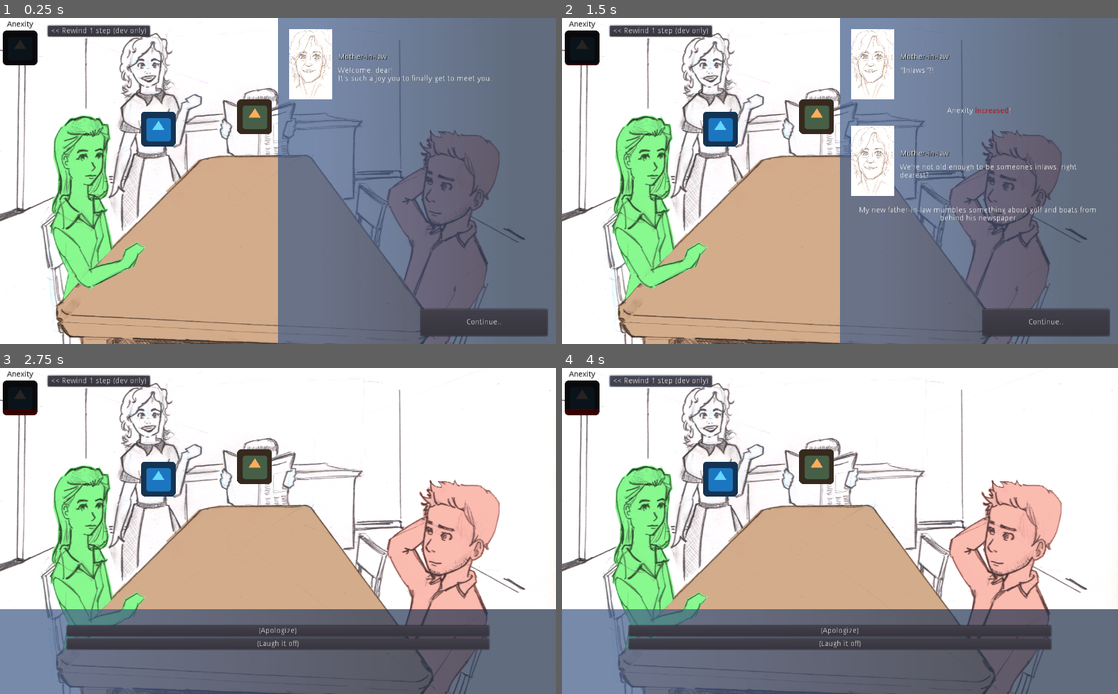
Above: before the commit, frames 1-4 (two rows, left to right).
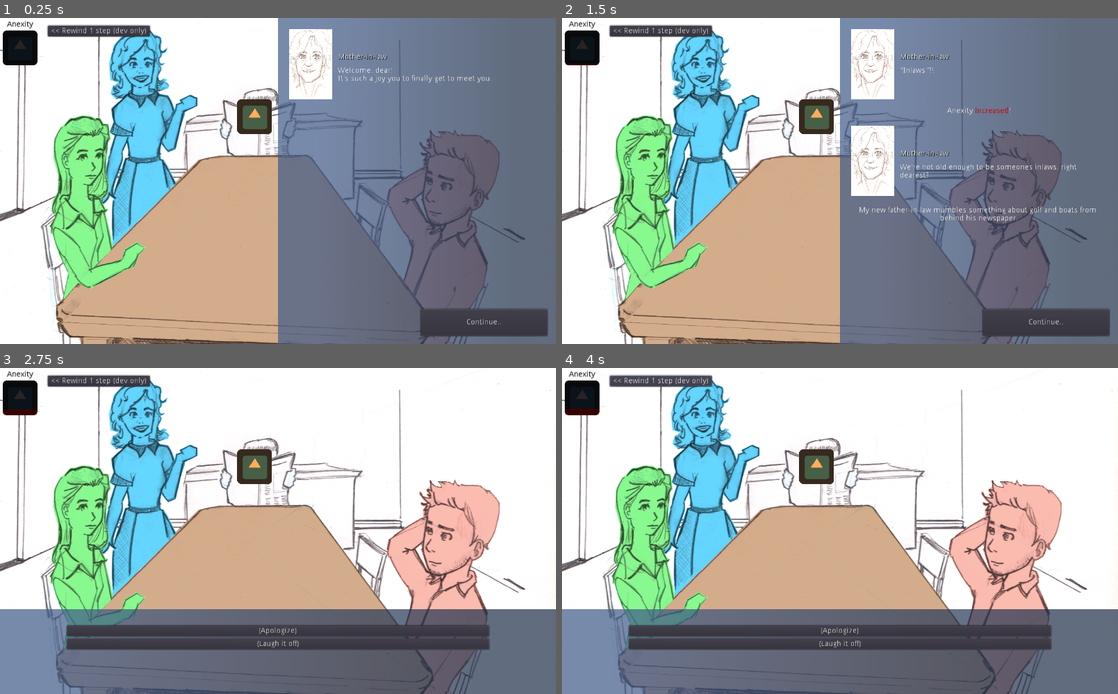
Above: after the commit, the same moments.

Repository: jordgubben/gw24-fam-andersson
Game: Godot game, scene res://FamilyDinner.tscn
Same seed, same stepped clock (60 frames per second), same inputs: the game is played once before the commit and once after it. The engine's default icon, where the game draws it, is replaced by a stand-in: a white triangle on a blue panel in a dark square.
Inputs:
- Up to frame 1 (0.25 s): no input
- Up to frame 2 (1.5 s): click "Continue.." at 0.5 s; click "It's great to finally meet my…" at 1.25 s
- Up to frame 3 (2.75 s): click "Continue.." at 2 s
- Up to frame 4 (4 s): click "(Apologize)" at 2.75 s; click "<< Rewind 1 step (dev only)" at 3.5 s

The runs differ from the first frame. In frame 1, 6.7% of the frame differs, in the area x 7-72%, y 3-71%; in frame 2, 6.7%; in frame 3, 6.8%, in the area x 7-73%, y 3-71%; in frame 4, 6.8%.

Commit message:
Cut out mother-in-law into separate sprite

Diff:
--- a/FamilyDinner.tscn
+++ b/FamilyDinner.tscn
@@ -15,6 +15,7 @@
 [ext_resource path="res://FamilyDinner_table.png" type="Texture" id=13]
 [ext_resource path="res://people/sil_sitting_in_dining_room.png" type="Texture" id=14]
 [ext_resource path="res://people/so_m_sitting_in_dining_room.png" type="Texture" id=15]
+[ext_resource path="res://people/mil_standing.png" type="Texture" id=16]
 
 [sub_resource type="Animation" id=1]
 resource_name = "blackout_anim"
@@ -100,8 +101,10 @@
 [node name="anexity_bar" parent="ui" instance=ExtResource( 11 )]
 
 [node name="narrative" parent="ui" instance=ExtResource( 3 )]
+visible = false
 
 [node name="options" parent="ui" instance=ExtResource( 2 )]
+visible = false
 margin_top = -156.0
 margin_bottom = 4.0
 
@@ -141,8 +144,9 @@
 
 [node name="mother-in-law" type="Sprite" parent="dining_room/occupants"]
 modulate = Color( 0.392157, 0.843137, 1, 1 )
-position = Vector2( 291.602, 204.15 )
-texture = ExtResource( 4 )
+position = Vector2( 264.602, 226.15 )
+scale = Vector2( 0.9, 0.9 )
+texture = ExtResource( 16 )
 script = ExtResource( 5 )
 speaker_name = "Mother-in-law"
 speaker_portrait = ExtResource( 6 )
Not shown: 1 places in FamilyDinner.tscn that only renumber resources
Binary file changed: FamilyDinner_bg.png
Binary file added: people/mil_standing.png
Not shown, added: people/mil_standing.png.import
